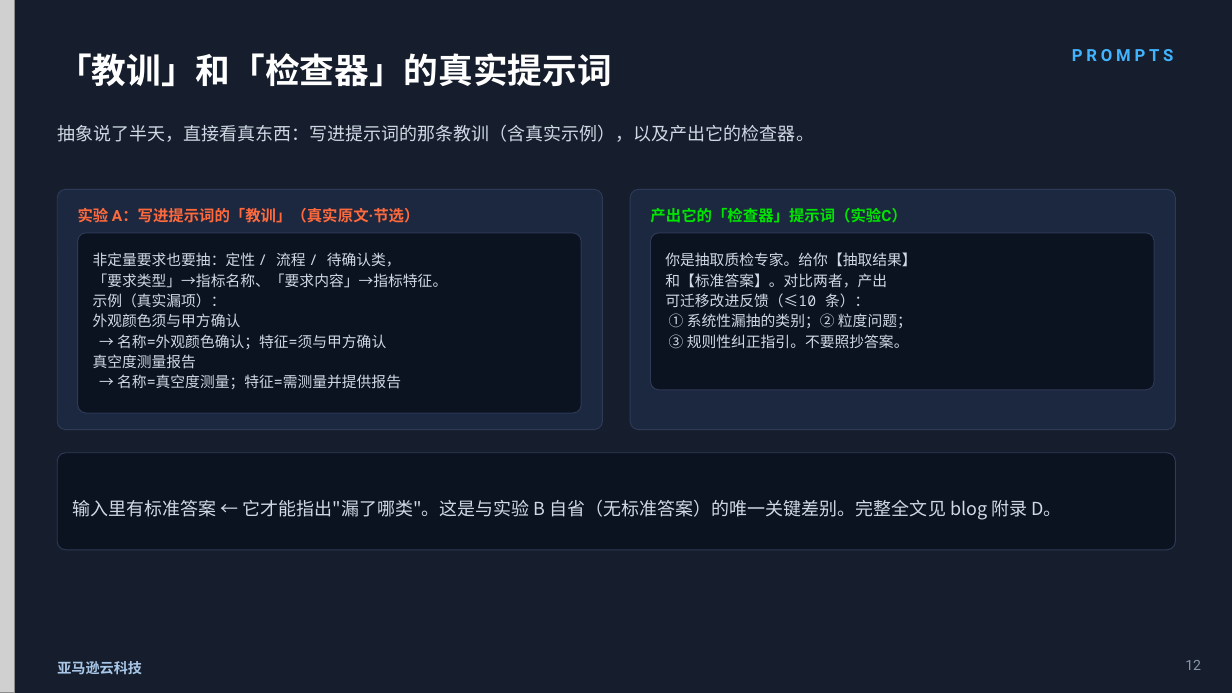
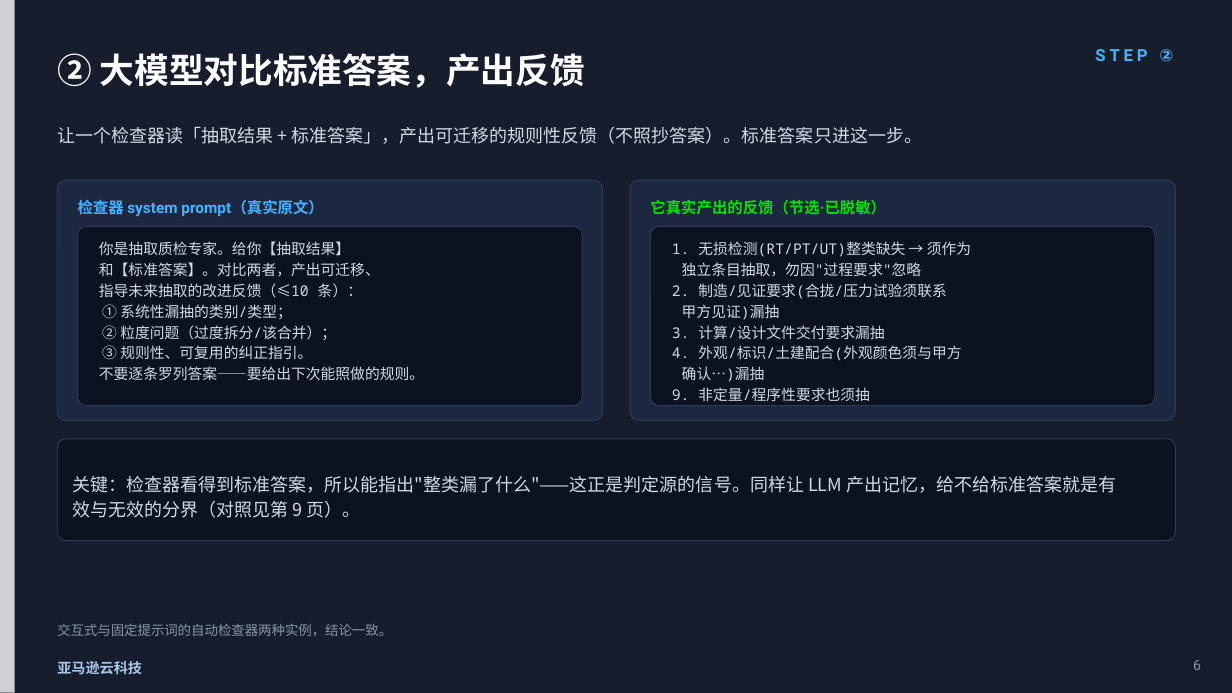
Before and after one commit to dashjim/agentcore-memory-loop, a slide deck: slide 6 of docs/记忆能让Agent越跑越好吗.pptx (slide 12 before the commit). Drawn at 1232x693 pixels with LibreOffice and Linux fonts; fonts in the diff are those of the drawing; grey boxes stand for pictures. Boxes give left, top, right and bottom in pixels: in the first picture for what was removed or moved away, otherwise in the second. Text is boxed around its words. In the diff, an @@ line names an element or a change of style, - is before the commit and + after.

```diff
--- a/docs/记忆能让Agent越跑越好吗.pptx
+++ b/docs/记忆能让Agent越跑越好吗.pptx
@@ text at (x1=57, y1=53, x2=585, y2=88): text changed @@
-「教训」和「检查器」的真实提示词
+② 大模型对比标准答案，产出反馈
@@ text at (x1=1095, y1=49, x2=1173, y2=62): text changed @@
-PROMPTS
+STEP ②
@@ text at (x1=57, y1=127, x2=923, y2=144): text changed @@
-抽象说了半天，直接看真东西：写进提示词的那条教训（含真实示例），以及产出它的检查器。
+让一个检查器读「抽取结果 + 标准答案」，产出可迁移的规则性反馈（不照抄答案）。标准答案只进这一步。
@@ rounded rectangle moved from (x1=57, y1=189, x2=603, y2=430) to (x1=57, y1=180, x2=603, y2=421) @@
@@ text at (x1=78, y1=200, x2=323, y2=217): text changed; text colour #FF6A3D to #42B4FF @@
-实验 A：写进提示词的「教训」（真实原文·节选）
+检查器 system prompt（真实原文）
@@ rounded rectangle moved from (x1=630, y1=189, x2=1176, y2=430) to (x1=630, y1=180, x2=1176, y2=421) @@
@@ text at (x1=650, y1=200, x2=886, y2=215): text changed @@
-产出它的「检查器」提示词（实验C）
+它真实产出的反馈（节选·已脱敏）
@@ rounded rectangle moved from (x1=78, y1=233, x2=581, y2=413) to (x1=78, y1=226, x2=582, y2=406) @@
@@ text "你是抽取质检专家。给你【抽取结果】" moved from (x1=665, y1=252, x2=916, y2=349) to (x1=99, y1=241, x2=424, y2=380) @@
@@ rounded rectangle resized from (x1=651, y1=233, x2=1154, y2=390) to (x1=651, y1=226, x2=1155, y2=406) @@
@@ rounded rectangle at (x1=651, y1=226, x2=1155, y2=406): proportions changed @@
@@ text removed at (x1=93, y1=252, x2=448, y2=389) @@
-非定量要求也要抽：定性 / 流程 / 待确认类，
-「要求类型」→指标名称、「要求内容」→指标特征。
-示例（真实漏项）：
-外观颜色须与甲方确认
-→ 名称=外观颜色确认；特征=须与甲方确认
-真空度测量报告
-→ 名称=真空度测量；特征=需测量并提供报告
@@ text at (x1=99, y1=262, x2=424, y2=380): text changed @@
-和【标准答案】。对比两者，产出
-可迁移改进反馈（≤10 条）：
-① 系统性漏抽的类别；② 粒度问题；
-③ 规则性纠正指引。不要照抄答案。
+和【标准答案】。对比两者，产出可迁移、
+指导未来抽取的改进反馈（≤10 条）：
+① 系统性漏抽的类别/类型；
+② 粒度问题（过度拆分/该合并）；
+③ 规则性、可复用的纠正指引。
+不要逐条罗列答案——要给出下次能照做的规则。
@@ text at (x1=99, y1=241, x2=350, y2=256): line spacing 1.15 to 1.18 @@
@@ text added at (x1=672, y1=241, x2=971, y2=401), 11.5 pt, text #CFD9E4 @@
+1. 无损检测(RT/PT/UT)整类缺失 → 须作为
+独立条目抽取，勿因"过程要求"忽略
+2. 制造/见证要求(合拢/压力试验须联系
+甲方见证)漏抽
+3. 计算/设计文件交付要求漏抽
+4. 外观/标识/土建配合(外观颜色须与甲方
+确认…)漏抽
+9. 非定量/程序性要求也须抽
@@ rounded rectangle at (x1=57, y1=439, x2=1176, y2=541): proportions changed @@
@@ rounded rectangle resized from (x1=57, y1=453, x2=1176, y2=550) to (x1=57, y1=439, x2=1176, y2=541) @@
@@ text at (x1=72, y1=476, x2=1116, y2=518): text changed @@
-输入里有标准答案 ← 它才能指出"漏了哪类"。这是与实验 B 自省（无标准答案）的唯一关键差别。完整全文见 blog 附录 D。
+关键：检查器看得到标准答案，所以能指出"整类漏了什么"——这正是判定源的信号。同样让 LLM 产出记忆，给不给标准答案就是有效与无效的分界（对照见第 9 页）。
@@ text added at (x1=57, y1=624, x2=392, y2=636), 10.5 pt, text #8496A8 @@
+交互式与固定提示词的自动检查器两种实例，结论一致。
@@ text at (x1=1193, y1=660, x2=1201, y2=670): text changed @@
-12
+6
```
Also in this commit, not shown: 8 other slides changed, 3 slides added, 6 slides removed, 1 other file.
